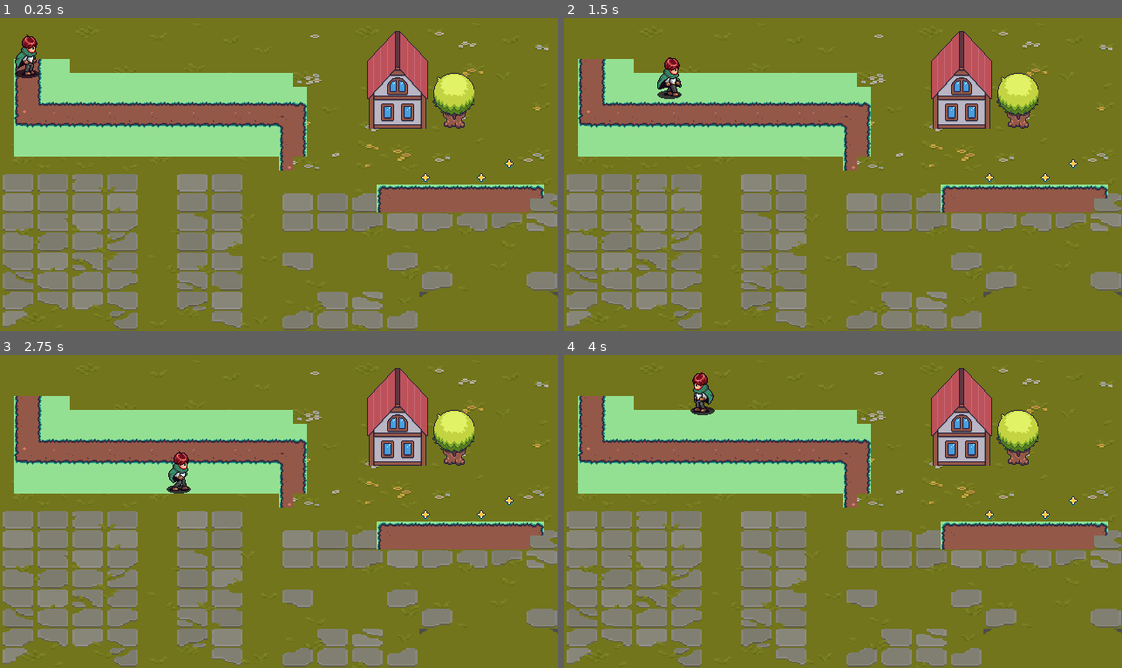
Above: before the commit, frames 1-4 (two rows, left to right).
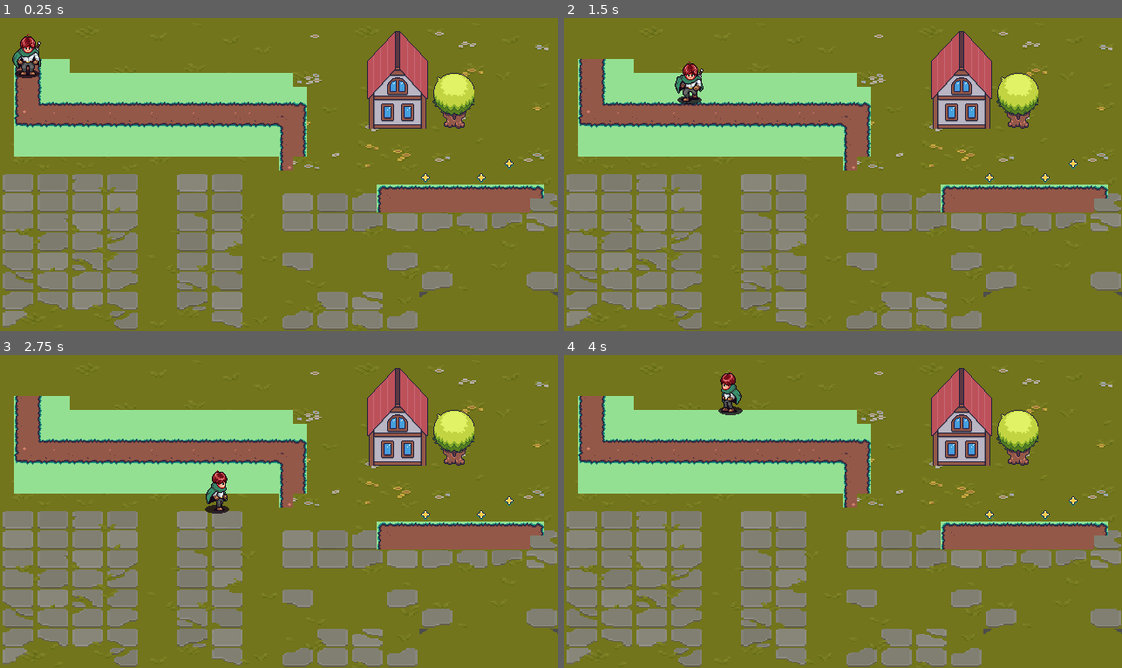
Above: after the commit, the same moments.

Repository: sofiarayon/FCC-Game
Game: Godot game, scene res://Stages/Background/Game.tscn
Two runs of this game, one before a commit and one after it. Both use one fixed random seed, a clock stepped at 60 frames per second and the inputs below.
Inputs:
- Up to frame 1 (0.25 s): no input
- Up to frame 2 (1.5 s): tap Enter at 0.5 s; hold Right (right) 0.53-1.28 s; hold Down (down) from 1.28 s (still down)
- Up to frame 3 (2.75 s): release Down (down) at 2.03 s; hold Right (right) from 2.03 s (still down)
- Up to frame 4 (4 s): release Right (right) at 2.78 s; hold Up (up) 2.78-3.53 s; hold Left (left) from 3.53 s (still down)

The runs differ from the first frame. In frame 1, 0.4% of the frame differs, in the area x 2-8%, y 5-19%; in frame 2, 0.8%, in the area x 16-25%, y 12-28%; in frame 3, 0.8%; in frame 4, 0.8%.

Commit message:
update walking animation
updated the loop for idle and walking animations

Diff:
--- a/Entities/Student/Student.gd
+++ b/Entities/Student/Student.gd
@@ -1,20 +1,55 @@
-extends AnimatedSprite2D
+extends CharacterBody2D
 
-var direction: Vector2 = Vector2(1,0)
-var speed: int = 2
+var direction: Vector2 = Vector2.ZERO
+var last_dir: Vector2 = Vector2.DOWN
+
+var speed: float = 150
+
+@onready var student: AnimatedSprite2D = $Student
+
+func _ready() -> void:
+	_set_anim("idle_down")
 
 func _physics_process(_delta: float) -> void:
 	direction = Input.get_vector("left", "right", "up", "down")
 
-	position += direction * speed
+	velocity = direction * speed
+	move_and_slide()
+
+	if direction != Vector2.ZERO:
+		last_dir = direction
+
 	animation()
 
-func animation():
-	if direction:
-		if direction.x < 0:
-			$".".flip_h = true
+func animation() -> void:
+	if direction == Vector2.ZERO:
+		play_idle()
+	else:
+		play_walk(direction)
+
+func play_idle() -> void:
+	if abs(last_dir.x) > abs(last_dir.y):
+		_set_anim("idle_side")
+		student.flip_h = (last_dir.x < 0)
+	else:
+		student.flip_h = false
+		if last_dir.y < 0:
+			_set_anim("idle_up")
 		else:
-			$".".flip_h = false
+			_set_anim("idle_down")
 
+func play_walk(dir: Vector2) -> void:
+	if abs(dir.x) > abs(dir.y):
+		_set_anim("side")
+		student.flip_h = (dir.x < 0)
 	else:
-		$".".frame = 0
+		student.flip_h = false
+		if dir.y < 0:
+			_set_anim("walk_up")
+		else:
+			_set_anim("walk_down")
+
+func _set_anim(name: String) -> void:
+	if student.animation == name and student.is_playing():
+		return
+	student.play(name)
--- a/Entities/Student/Student.tscn
+++ b/Entities/Student/Student.tscn
@@ -3,6 +3,30 @@
 [ext_resource type="Texture2D" uid="uid://cerq7n3o0oiuv" path="res://Entities/Student/ExamplePlayerSprite.png" id="1_gtyoi"]
 [ext_resource type="Script" uid="uid://d22f2vam0hv61" path="res://Entities/Student/Student.gd" id="2_3uyv8"]
 
+[sub_resource type="AtlasTexture" id="AtlasTexture_i6psx"]
+atlas = ExtResource("1_gtyoi")
+region = Rect2(0, 0, 40, 64)
+
+[sub_resource type="AtlasTexture" id="AtlasTexture_4k1bf"]
+atlas = ExtResource("1_gtyoi")
+region = Rect2(40, 0, 40, 64)
+
+[sub_resource type="AtlasTexture" id="AtlasTexture_ievt3"]
+atlas = ExtResource("1_gtyoi")
+region = Rect2(80, 0, 40, 64)
+
+[sub_resource type="AtlasTexture" id="AtlasTexture_c08ny"]
+atlas = ExtResource("1_gtyoi")
+region = Rect2(560, 0, 40, 64)
+
+[sub_resource type="AtlasTexture" id="AtlasTexture_eaoop"]
+atlas = ExtResource("1_gtyoi")
+region = Rect2(600, 0, 40, 64)
+
+[sub_resource type="AtlasTexture" id="AtlasTexture_b4oqh"]
+atlas = ExtResource("1_gtyoi")
+region = Rect2(640, 0, 40, 64)
+
 [sub_resource type="AtlasTexture" id="AtlasTexture_gtyoi"]
 atlas = ExtResource("1_gtyoi")
 region = Rect2(280, 0, 40, 64)
@@ -34,11 +58,71 @@
 [sub_resource type="AtlasTexture" id="AtlasTexture_nelqo"]
 atlas = ExtResource("1_gtyoi")
 region = Rect2(800, 0, 40, 64)
+
+[sub_resource type="AtlasTexture" id="AtlasTexture_g3lyb"]
+atlas = ExtResource("1_gtyoi")
+region = Rect2(120, 0, 40, 64)
+
+[sub_resource type="AtlasTexture" id="AtlasTexture_tcomn"]
+atlas = ExtResource("1_gtyoi")
+region = Rect2(160, 0, 40, 64)
+
+[sub_resource type="AtlasTexture" id="AtlasTexture_v7a8a"]
+atlas = ExtResource("1_gtyoi")
+region = Rect2(200, 0, 40, 64)
+
+[sub_resource type="AtlasTexture" id="AtlasTexture_a8ma7"]
+atlas = ExtResource("1_gtyoi")
+region = Rect2(240, 0, 40, 64)
+
+[sub_resource type="AtlasTexture" id="AtlasTexture_mnmc4"]
+atlas = ExtResource("1_gtyoi")
+region = Rect2(400, 0, 40, 64)
+
+[sub_resource type="AtlasTexture" id="AtlasTexture_hrr6a"]
+atlas = ExtResource("1_gtyoi")
+region = Rect2(440, 0, 40, 64)
+
+[sub_resource type="AtlasTexture" id="AtlasTexture_t3dth"]
+atlas = ExtResource("1_gtyoi")
+region = Rect2(480, 0, 40, 64)
+
+[sub_resource type="AtlasTexture" id="AtlasTexture_507e0"]
+atlas = ExtResource("1_gtyoi")
+region = Rect2(520, 0, 40, 64)
 
 [sub_resource type="SpriteFrames" id="SpriteFrames_kme5w"]
 animations = [{
 "frames": [{
 "duration": 1.0,
+"texture": SubResource("AtlasTexture_i6psx")
+}, {
+"duration": 1.0,
+"texture": SubResource("AtlasTexture_4k1bf")
+}, {
+"duration": 1.0,
+"texture": SubResource("AtlasTexture_ievt3")
+}],
+"loop": true,
+"name": &"idle_down",
+"speed": 4.0
+}, {
+"frames": [{
+"duration": 1.0,
+"texture": SubResource("AtlasTexture_c08ny")
+}, {
+"duration": 1.0,
+"texture": SubResource("AtlasTexture_eaoop")
+}, {
+"duration": 1.0,
+"texture": SubResource("AtlasTexture_b4oqh")
+}],
+"loop": true,
+"name": &"idle_side",
+"speed": 4.0
+}, {
+"frames": [{
+"duration": 1.0,
 "texture": SubResource("AtlasTexture_gtyoi")
 }, {
 "duration": 1.0,
@@ -49,7 +133,7 @@
 }],
 "loop": true,
 "name": &"idle_up",
-"speed": 5.0
+"speed": 4.0
 }, {
 "frames": [{
 "duration": 1.0,
@@ -70,20 +154,53 @@
 "loop": true,
 "name": &"side",
 "speed": 5.0
+}, {
+"frames": [{
+"duration": 1.0,
+"texture": SubResource("AtlasTexture_g3lyb")
+}, {
+"duration": 1.0,
+"texture": SubResource("AtlasTexture_tcomn")
+}, {
+"duration": 1.0,
+"texture": SubResource("AtlasTexture_v7a8a")
+}, {
+"duration": 1.0,
+"texture": SubResource("AtlasTexture_a8ma7")
+}],
+"loop": true,
+"name": &"walk_down",
+"speed": 5.0
+}, {
+"frames": [{
+"duration": 1.0,
+"texture": SubResource("AtlasTexture_mnmc4")
+}, {
+"duration": 1.0,
+"texture": SubResource("AtlasTexture_hrr6a")
+}, {
+"duration": 1.0,
+"texture": SubResource("AtlasTexture_t3dth")
+}, {
+"duration": 1.0,
+"texture": SubResource("AtlasTexture_507e0")
+}],
+"loop": true,
+"name": &"walk_up",
+"speed": 5.0
 }]
 
 [sub_resource type="CircleShape2D" id="CircleShape2D_gtyoi"]
 radius = 13.0
 
 [node name="Student" type="CharacterBody2D" unique_id=1235078440]
+script = ExtResource("2_3uyv8")
 
 [node name="Student" type="AnimatedSprite2D" parent="." unique_id=526789533]
 texture_filter = 1
 position = Vector2(0, -2)
 sprite_frames = SubResource("SpriteFrames_kme5w")
-animation = &"side"
-autoplay = "side"
-script = ExtResource("2_3uyv8")
+animation = &"idle_side"
 
 [node name="CollisionShape2D" type="CollisionShape2D" parent="." unique_id=1310116806]
 position = Vector2(-1, 10)
